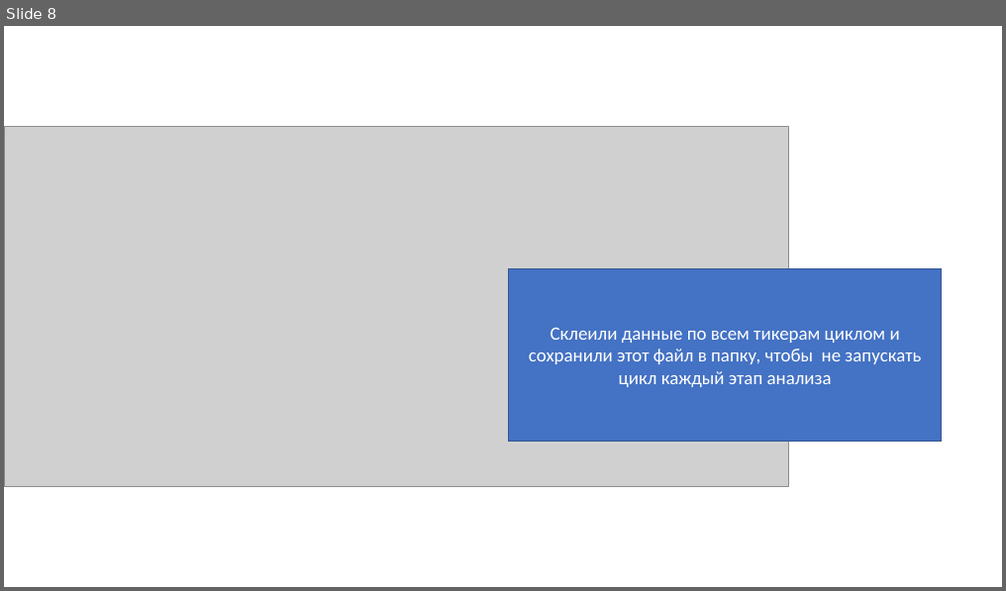
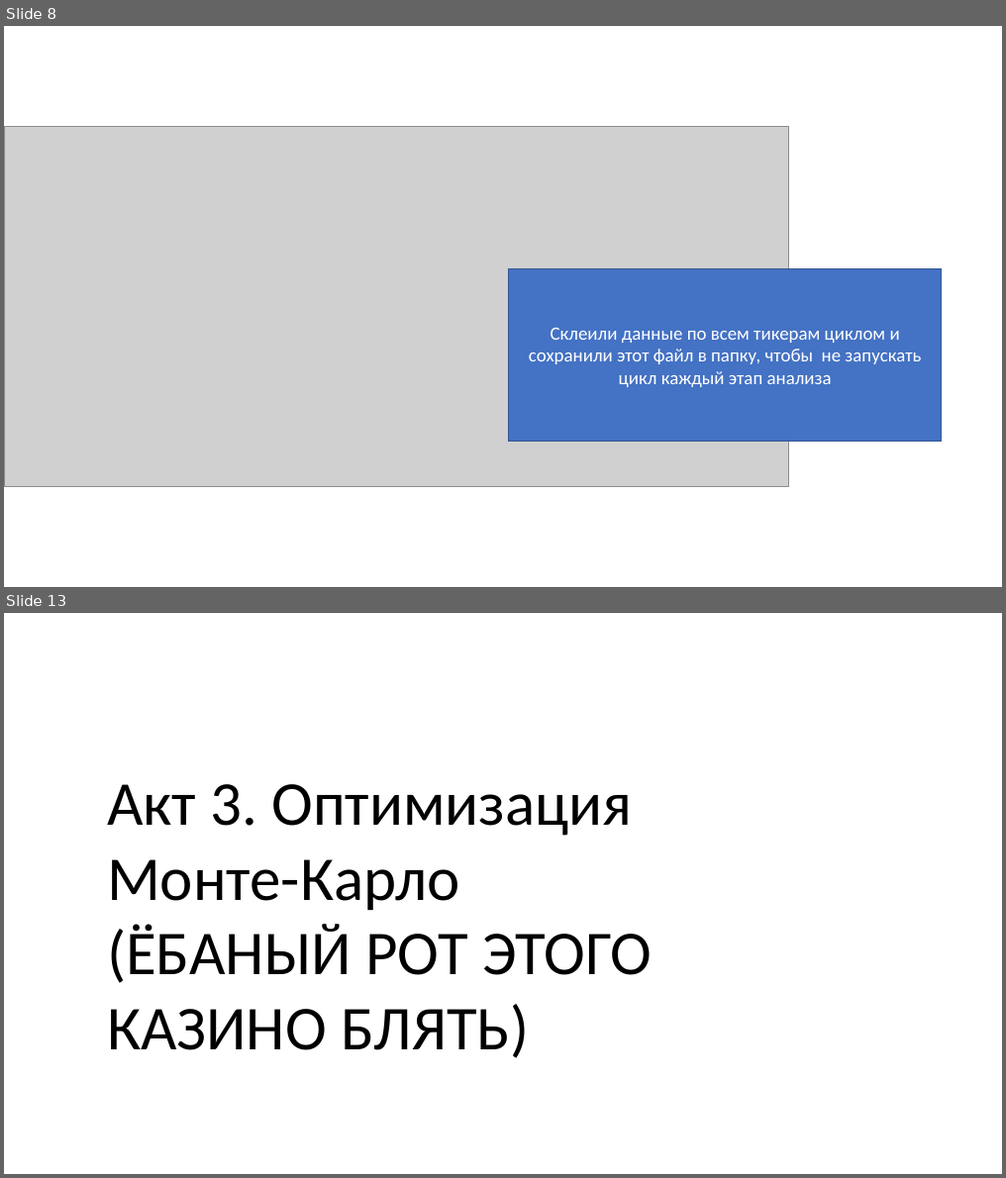
Before and after one commit to zarzir2022/sharp-research, a slide deck: PortfolioOptimum/Портфельный анализ.pptx. Shown one above the other, each under a label of ours: slide 8 before the commit, slides 8 and 13 after it; the slides between them are not shown. The pictures are 1006x591 and 1006x1178 pixels, drawn with LibreOffice and Linux fonts; fonts in the diff are those of the drawing; grey boxes stand for pictures. Boxes give left, top, right and bottom in pixels: in the first picture for what was removed or moved away, otherwise in the second. Text is boxed around its words. In the diff, an @@ line names an element or a change of style, - is before the commit and + after.

Commit message:
Добавили монте карло

```diff
--- a/PortfolioOptimum/Портфельный анализ.pptx
+++ b/PortfolioOptimum/Портфельный анализ.pptx
@@ slide 13 added at (4, 613, 1002, 1174), background #FFFFFF @@
@@ text added at (107, 784, 651, 1059), 60 pt, text #000000 @@
+Акт 3. Оптимизация Монте-Карло (ЁБАНЫЙ РОТ ЭТОГО КАЗИНО БЛЯТЬ)
```
Also in this commit, not shown: 1 slide changed, 7 other slides added, 1 slide removed, 2 other files.
